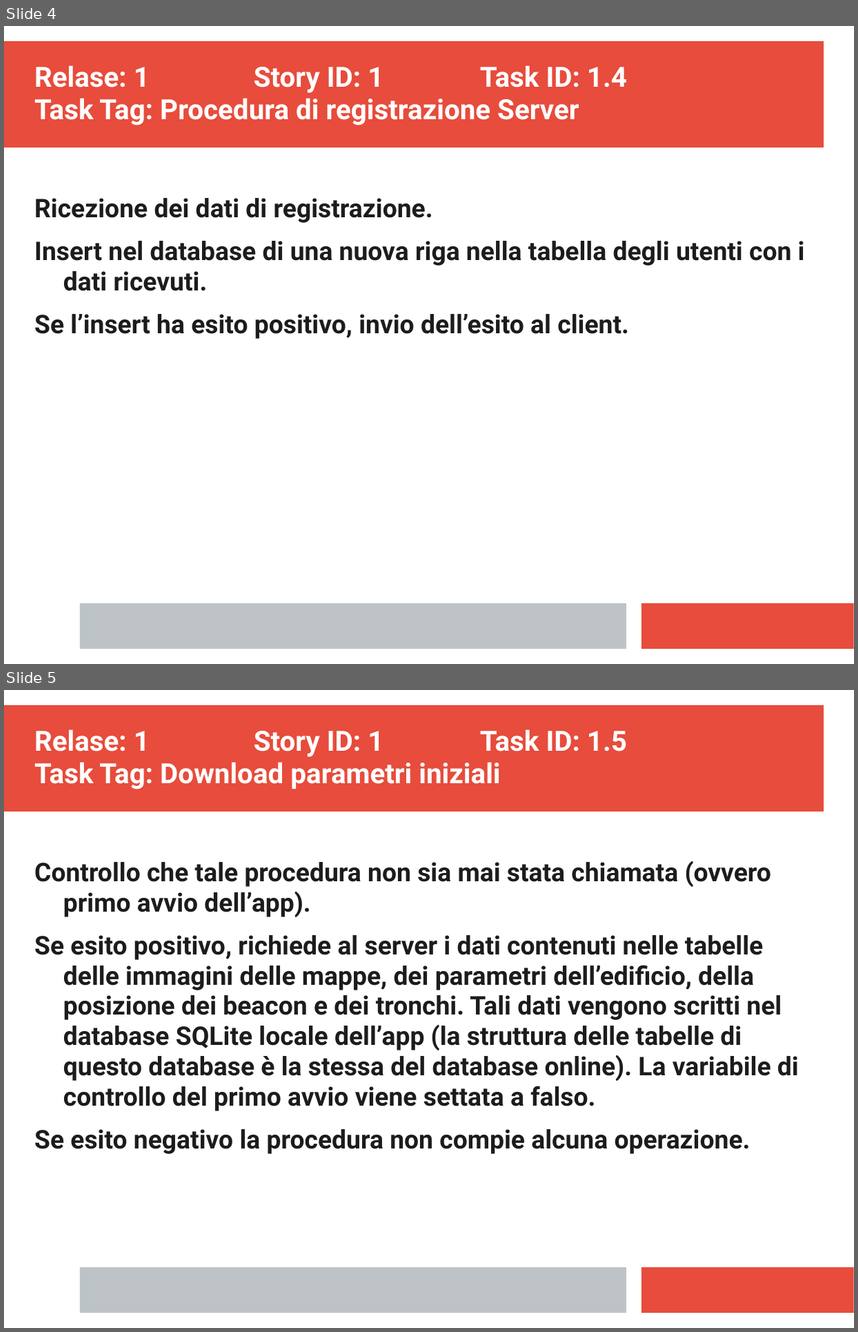
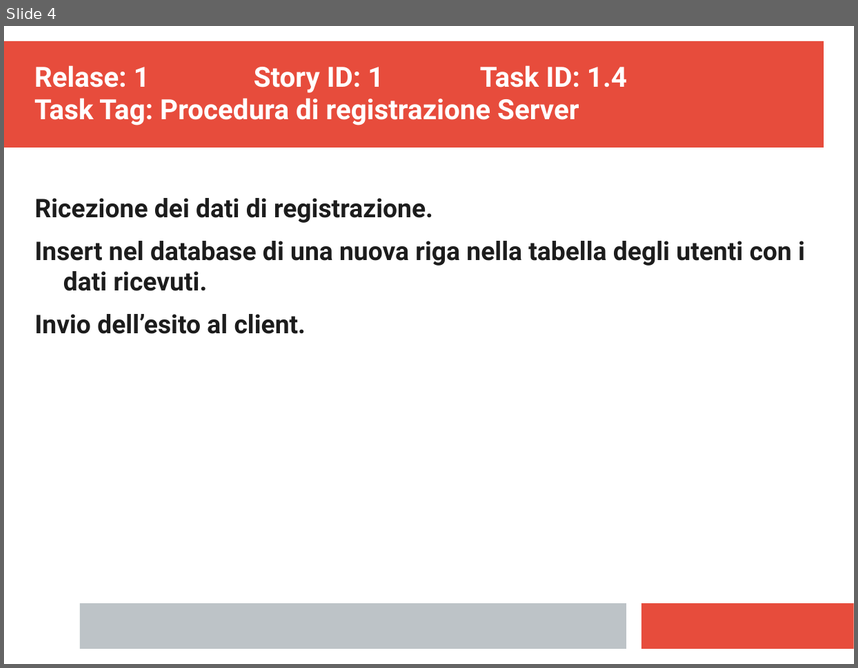
Before and after one commit to ecorradini/ProgettoIDS, a slide deck: AnalisiRequisiti/TaskGestioneUtente.ppt. Shown one above the other, each under a label of ours: slides 4 and 5 before the commit, slide 4 after it. The pictures are 858x1332 and 858x668 pixels, drawn with LibreOffice and Linux fonts; fonts in the diff are those of the drawing. Boxes give left, top, right and bottom in pixels: in the first picture for what was removed or moved away, otherwise in the second. Text is boxed around its words. In the diff, an @@ line names an element or a change of style, - is before the commit and + after.

```diff
--- a/AnalisiRequisiti/TaskGestioneUtente.ppt
+++ b/AnalisiRequisiti/TaskGestioneUtente.ppt
@@ slide 5 removed at (x1=4, y1=690, x2=854, y2=1328), background #FFFFFF; not listed: 3 template elements that a slide beside it also shows @@
@@ text removed at (x1=34, y1=729, x2=627, y2=789) @@
-Relase: 1 Story ID: 1 Task ID: 1.5
-Task Tag: Download parametri iniziali
@@ text removed at (x1=34, y1=860, x2=799, y2=1154) @@
-Controllo che tale procedura non sia mai stata chiamata (ovvero primo avvio dell’app).
-Se esito positivo, richiede al server i dati contenuti nelle tabelle delle immagini delle mappe, dei parametri dell’edificio, della posizione dei beacon e dei tronchi. Tali dati vengono scritti nel database SQLite locale dell’app (la struttura delle tabelle di questo database è la stessa del database online). La variabile di controllo del primo avvio viene settata a falso.
-Se esito negativo la procedura non compie alcuna operazione.
@@ slide 4 changed as well @@
@@ text at (x1=35, y1=314, x2=306, y2=334): text changed @@
-Se l’insert ha esito positivo, invio dell’esito al client.
+Invio dell’esito al client.
```
Also in this commit, not shown: 1 other slide changed, 2 slides added, 1 other slide removed, 8 other files.
